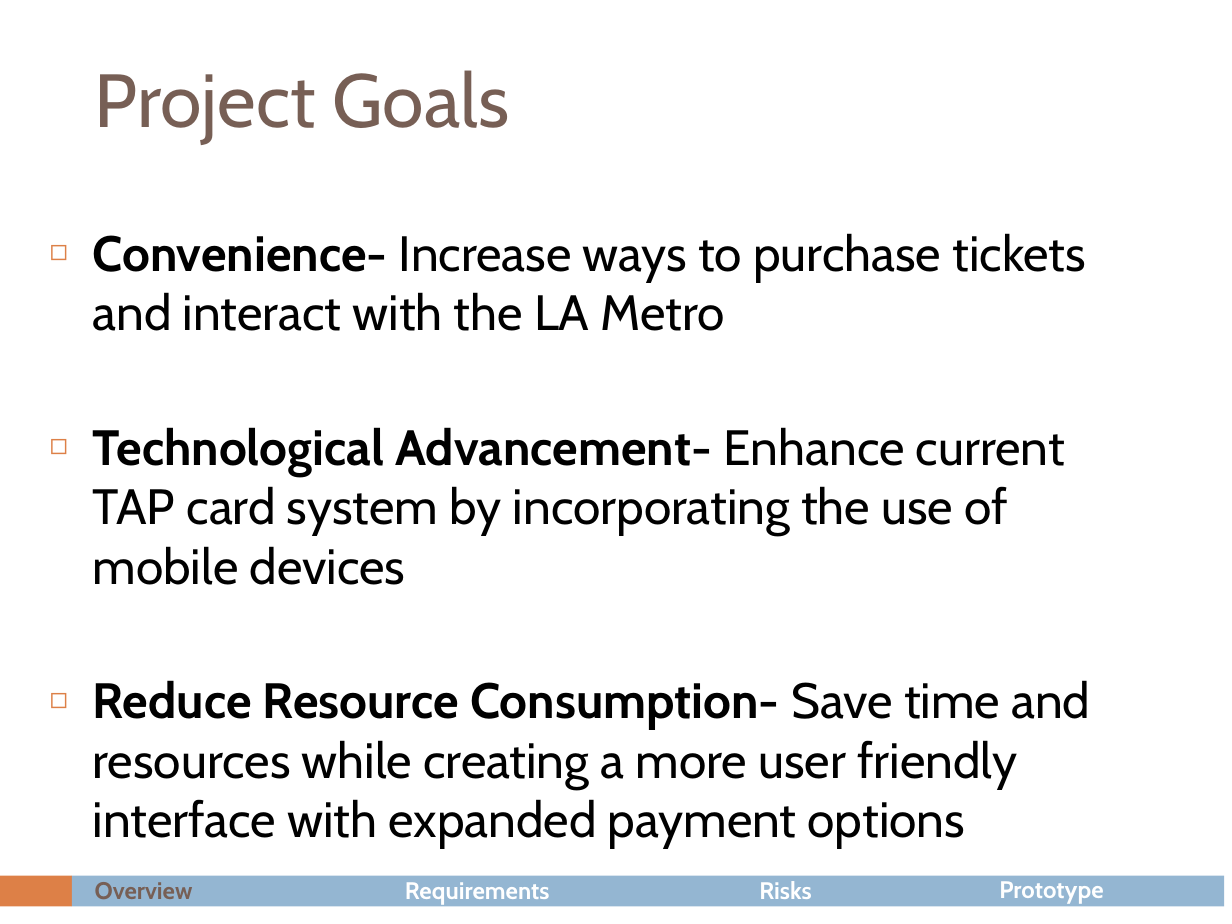
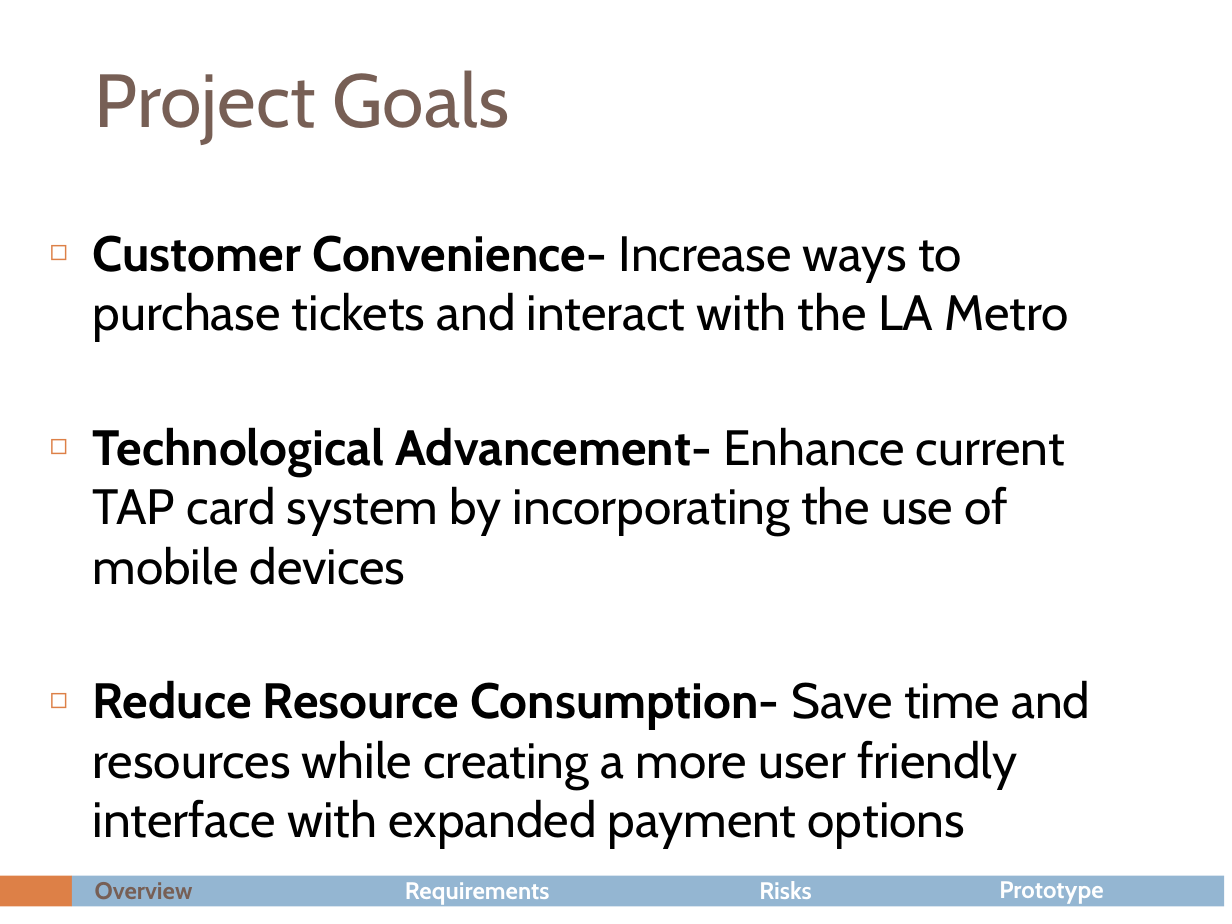
Before and after one commit to nakulj/cs477, a slide deck: slide 6 of FINAL PRESENTATION.pptx. Drawn at 1232x924 pixels with LibreOffice and Linux fonts; fonts in the diff are those of the drawing. Boxes give left, top, right and bottom in pixels: in the first picture for what was removed or moved away, otherwise in the second. Text is boxed around its words. In the diff, an @@ line names an element or a change of style, - is before the commit and + after.

```diff
--- a/FINAL PRESENTATION.pptx
+++ b/FINAL PRESENTATION.pptx
@@ text at (x1=93, y1=235, x2=1069, y2=341): text changed @@
-◻ Convenience- Increase ways to purchase tickets and interact with the LA Metro
+◻ Customer Convenience- Increase ways to purchase tickets and interact with the LA Metro
```
Also in this commit, not shown: 2 other slides changed, 5 other files.
